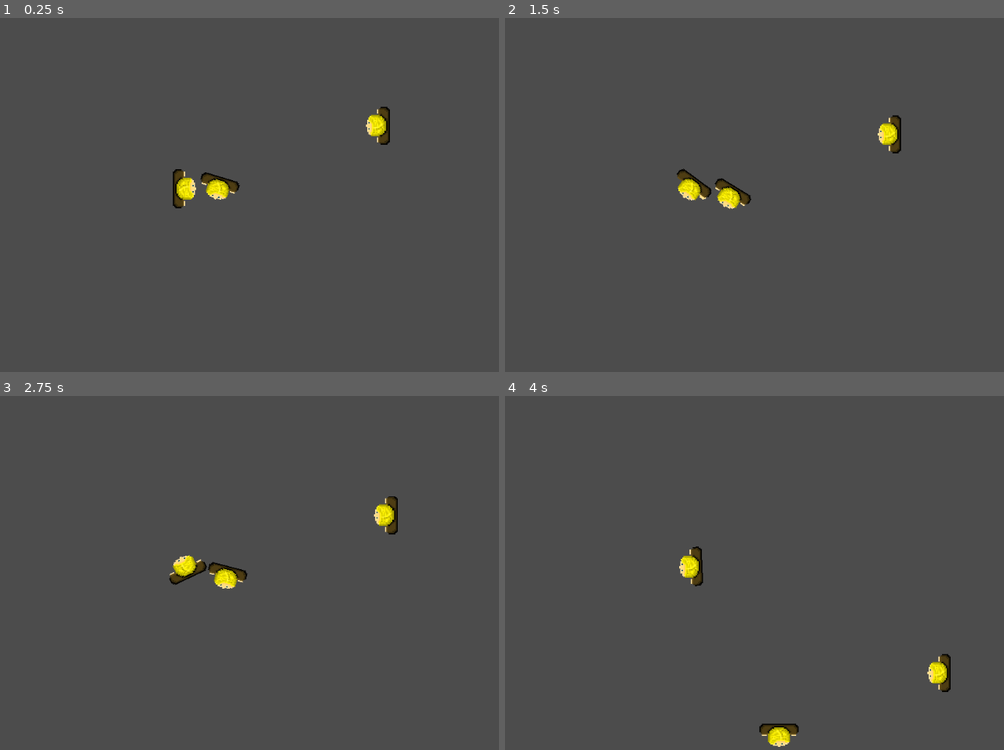
Above: before the commit, frames 1-4 (two rows, left to right).
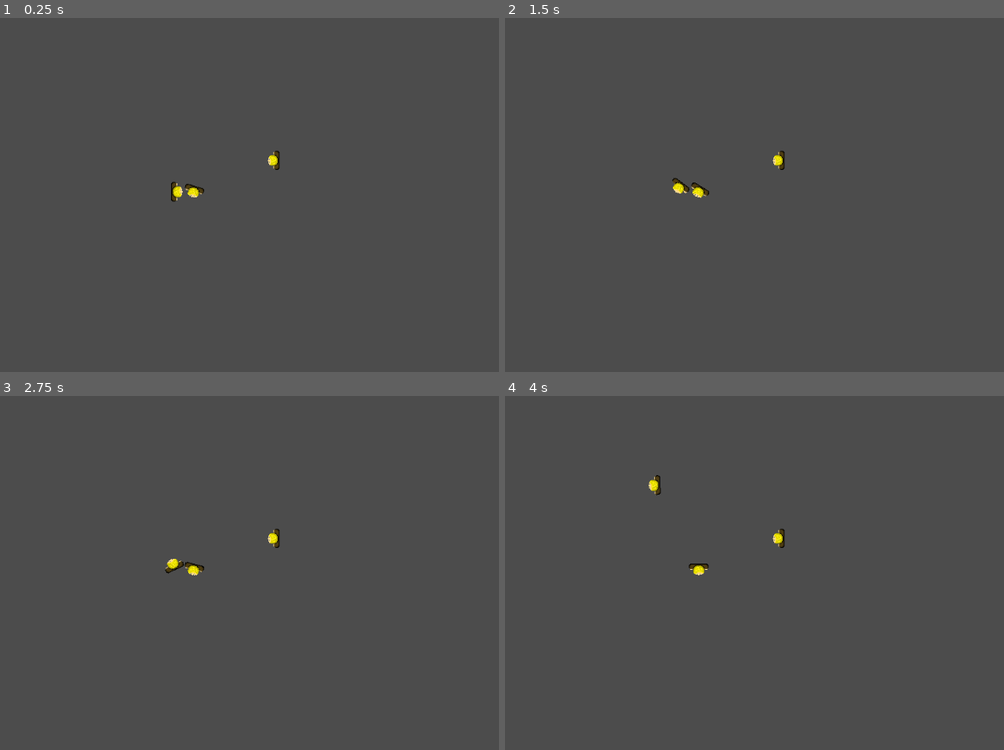
Above: after the commit, the same moments.

Repository: JoeWar99/RetroJam19-PSI
Game: Godot game, scene res://World.tscn
The game is run twice, just before and just after one commit, with the same random seed, the same clock (stepped at 60 frames per second) and the same inputs.
Inputs:
- Up to frame 1 (0.25 s): no input
- Up to frame 2 (1.5 s): hold D (move_right_chase) 0.53-1.28 s; hold S (move_down_chase) from 1.28 s (still down)
- Up to frame 3 (2.75 s): release S (move_down_chase) at 2.03 s; hold D (move_right_chase) from 2.03 s (still down)
- Up to frame 4 (4 s): release D (move_right_chase) at 2.78 s; hold W (move_up_chase) 2.78-3.53 s; hold A (move_left_chase) from 3.53 s (still down)

The runs differ from the first frame. In frame 1, 1.3% of the frame differs, in the area x 34-79%, y 25-54%; in frame 2, 1.2%; in frame 3, 1.3%; in frame 4, 1.3%, in the area x 28-90%, y 22-100%.

Commit message:
SPLIT SCREEEEEEEEEEEEEEEEEEEEEEEEEEEEn

Diff:
--- /dev/null
+++ b/src/AI.tscn
@@ -0,0 +1,33 @@
+[gd_scene load_steps=12 format=2]
+
+[ext_resource path="res://AI.gd" type="Script" id=1]
+[ext_resource path="res://Sprites/AI/Random_AI/WalkingAIBlondeBrown/WalkBlondeBrown_2.png" type="Texture" id=2]
+[ext_resource path="res://Sprites/AI/Random_AI/WalkingAIBlondeBrown/WalkBlondeBrown_3.png" type="Texture" id=3]
+[ext_resource path="res://Sprites/AI/Random_AI/WalkingAIBlondeBrown/WalkBlondeBrown_4.png" type="Texture" id=4]
+[ext_resource path="res://Sprites/AI/Random_AI/WalkingAIBlondeBrown/WalkBlondeBrown_5.png" type="Texture" id=5]
+[ext_resource path="res://Sprites/AI/Random_AI/WalkingAIBlondeBrown/WalkBlondeBrown_6.png" type="Texture" id=6]
+[ext_resource path="res://Sprites/AI/Random_AI/WalkingAIBlondeBrown/WalkBlondeBrown_7.png" type="Texture" id=7]
+[ext_resource path="res://Sprites/AI/Random_AI/WalkingAIBlondeBrown/WalkBlondeBrown_0.png" type="Texture" id=8]
+[ext_resource path="res://Sprites/AI/Random_AI/WalkingAIBlondeBrown/WalkBlondeBrown_1.png" type="Texture" id=9]
+
+[sub_resource type="CapsuleShape2D" id=1]
+radius = 9.12177
+height = 17.1383
+
+[sub_resource type="SpriteFrames" id=2]
+animations = [ {
+"frames": [ ExtResource( 2 ), ExtResource( 3 ), ExtResource( 4 ), ExtResource( 5 ), ExtResource( 6 ), ExtResource( 7 ), ExtResource( 8 ), ExtResource( 9 ) ],
+"loop": true,
+"name": "chase-anim",
+"speed": 10.0
+} ]
+
+[node name="AI" type="KinematicBody2D"]
+script = ExtResource( 1 )
+
+[node name="CollisionShape2D" type="CollisionShape2D" parent="."]
+shape = SubResource( 1 )
+
+[node name="AnimatedSprite" type="AnimatedSprite" parent="."]
+frames = SubResource( 2 )
+animation = "chase-anim"
--- /dev/null
+++ b/src/Camera2D.gd
@@ -0,0 +1,7 @@
+extends Camera2D
+
+var target = null
+
+func _physics_process(delta):
+	if target:
+		position = Vector2(target.position.x + 530, target.position.y + 310)
--- /dev/null
+++ b/src/Gaja.tscn
@@ -0,0 +1,37 @@
+[gd_scene load_steps=12 format=2]
+
+[ext_resource path="res://Gaja.gd" type="Script" id=1]
+[ext_resource path="res://Sprites/AI/Random_AI/WalkingAIBlondeBrown/WalkBlondeBrown_2.png" type="Texture" id=2]
+[ext_resource path="res://Sprites/AI/Random_AI/WalkingAIBlondeBrown/WalkBlondeBrown_3.png" type="Texture" id=3]
+[ext_resource path="res://Sprites/AI/Random_AI/WalkingAIBlondeBrown/WalkBlondeBrown_4.png" type="Texture" id=4]
+[ext_resource path="res://Sprites/AI/Random_AI/WalkingAIBlondeBrown/WalkBlondeBrown_5.png" type="Texture" id=5]
+[ext_resource path="res://Sprites/AI/Random_AI/WalkingAIBlondeBrown/WalkBlondeBrown_6.png" type="Texture" id=6]
+[ext_resource path="res://Sprites/AI/Random_AI/WalkingAIBlondeBrown/WalkBlondeBrown_7.png" type="Texture" id=7]
+[ext_resource path="res://Sprites/AI/Random_AI/WalkingAIBlondeBrown/WalkBlondeBrown_0.png" type="Texture" id=8]
+[ext_resource path="res://Sprites/AI/Random_AI/WalkingAIBlondeBrown/WalkBlondeBrown_1.png" type="Texture" id=9]
+
+[sub_resource type="CapsuleShape2D" id=3]
+radius = 9.50696
+height = 16.2052
+
+[sub_resource type="SpriteFrames" id=4]
+animations = [ {
+"frames": [ ExtResource( 2 ), ExtResource( 3 ), ExtResource( 4 ), ExtResource( 5 ), ExtResource( 6 ), ExtResource( 7 ), ExtResource( 8 ), ExtResource( 9 ) ],
+"loop": true,
+"name": "run-anim",
+"speed": 10.0
+} ]
+
+[node name="Gaja" type="KinematicBody2D"]
+position = Vector2( 130, -52.0002 )
+script = ExtResource( 1 )
+
+[node name="CollisionShape2D" type="CollisionShape2D" parent="."]
+position = Vector2( -0.0484622, 0.0234073 )
+shape = SubResource( 3 )
+
+[node name="AnimatedSprite" type="AnimatedSprite" parent="."]
+position = Vector2( 0.184002, -0.460043 )
+scale = Vector2( 1.0115, 0.971247 )
+frames = SubResource( 4 )
+animation = "run-anim"
--- /dev/null
+++ b/src/Gajo.tscn
@@ -0,0 +1,33 @@
+[gd_scene load_steps=12 format=2]
+
+[ext_resource path="res://Gajo.gd" type="Script" id=1]
+[ext_resource path="res://Sprites/AI/Random_AI/WalkingAIBlondeBrown/WalkBlondeBrown_2.png" type="Texture" id=2]
+[ext_resource path="res://Sprites/AI/Random_AI/WalkingAIBlondeBrown/WalkBlondeBrown_3.png" type="Texture" id=3]
+[ext_resource path="res://Sprites/AI/Random_AI/WalkingAIBlondeBrown/WalkBlondeBrown_4.png" type="Texture" id=4]
+[ext_resource path="res://Sprites/AI/Random_AI/WalkingAIBlondeBrown/WalkBlondeBrown_5.png" type="Texture" id=5]
+[ext_resource path="res://Sprites/AI/Random_AI/WalkingAIBlondeBrown/WalkBlondeBrown_6.png" type="Texture" id=6]
+[ext_resource path="res://Sprites/AI/Random_AI/WalkingAIBlondeBrown/WalkBlondeBrown_7.png" type="Texture" id=7]
+[ext_resource path="res://Sprites/AI/Random_AI/WalkingAIBlondeBrown/WalkBlondeBrown_0.png" type="Texture" id=8]
+[ext_resource path="res://Sprites/AI/Random_AI/WalkingAIBlondeBrown/WalkBlondeBrown_1.png" type="Texture" id=9]
+
+[sub_resource type="CapsuleShape2D" id=1]
+radius = 9.12177
+height = 17.1383
+
+[sub_resource type="SpriteFrames" id=2]
+animations = [ {
+"frames": [ ExtResource( 2 ), ExtResource( 3 ), ExtResource( 4 ), ExtResource( 5 ), ExtResource( 6 ), ExtResource( 7 ), ExtResource( 8 ), ExtResource( 9 ) ],
+"loop": true,
+"name": "chase-anim",
+"speed": 10.0
+} ]
+
+[node name="Gajo" type="KinematicBody2D"]
+script = ExtResource( 1 )
+
+[node name="CollisionShape2D" type="CollisionShape2D" parent="."]
+shape = SubResource( 1 )
+
+[node name="AnimatedSprite" type="AnimatedSprite" parent="."]
+frames = SubResource( 2 )
+animation = "chase-anim"
--- /dev/null
+++ b/src/Main.gd
@@ -0,0 +1,23 @@
+extends Node
+
+onready var viewport1 = $Viewports/ViewportContainer1/Viewport1
+onready var viewport2 = $Viewports/ViewportContainer2/Viewport2
+onready var camera1 = $Viewports/ViewportContainer1/Viewport1/Camera2D
+onready var camera2 = $Viewports/ViewportContainer2/Viewport2/Camera2D
+onready var world = $Viewports/ViewportContainer1/Viewport1/World
+
+func _ready():
+	viewport2.world_2d = viewport1.world_2d
+	$Minimap/Viewport.world_2d = viewport1.world_2d
+	camera1.target = world.get_node("Gajo")
+	camera2.target = world.get_node("Gaja")
+#	set_camera_limits()
+
+#func set_camera_limits():
+#	var map_limits = world.get_used_rect()
+#	var map_cellsize = world.cell_size
+#	for cam in [camera1, camera2]:
+#		cam.limit_left = map_limits.position.x * map_cellsize.x
+#		cam.limit_right = map_limits.end.x * map_cellsize.x
+#		cam.limit_top = map_limits.position.y * map_cellsize.y
+#		cam.limit_bottom = map_limits.end.y * map_cellsize.y
--- /dev/null
+++ b/src/Main.tscn
@@ -0,0 +1,77 @@
+[gd_scene load_steps=4 format=2]
+
+[ext_resource path="res://Main.gd" type="Script" id=1]
+[ext_resource path="res://World.tscn" type="PackedScene" id=2]
+[ext_resource path="res://Camera2D.gd" type="Script" id=3]
+
+[node name="Main" type="Node"]
+script = ExtResource( 1 )
+
+[node name="Viewports" type="HBoxContainer" parent="."]
+anchor_right = 1.0
+anchor_bottom = 1.0
+custom_constants/separation = 5
+alignment = 1
+
+[node name="ViewportContainer1" type="ViewportContainer" parent="Viewports"]
+margin_right = 509.0
+margin_bottom = 600.0
+size_flags_horizontal = 3
+stretch = true
+
+[node name="Viewport1" type="Viewport" parent="Viewports/ViewportContainer1"]
+size = Vector2( 509, 600 )
+handle_input_locally = false
+disable_3d = true
+usage = 0
+render_target_update_mode = 3
+
+[node name="World" parent="Viewports/ViewportContainer1/Viewport1" instance=ExtResource( 2 )]
+
+[node name="Camera2D" type="Camera2D" parent="Viewports/ViewportContainer1/Viewport1"]
+current = true
+zoom = Vector2( 0.75, 0.75 )
+drag_margin_h_enabled = false
+drag_margin_v_enabled = false
+script = ExtResource( 3 )
+
+[node name="ViewportContainer2" type="ViewportContainer" parent="Viewports"]
+margin_left = 514.0
+margin_right = 1024.0
+margin_bottom = 600.0
+size_flags_horizontal = 3
+stretch = true
+
+[node name="Viewport2" type="Viewport" parent="Viewports/ViewportContainer2"]
+size = Vector2( 510, 600 )
+handle_input_locally = false
+disable_3d = true
+render_target_update_mode = 3
+
+[node name="Camera2D" type="Camera2D" parent="Viewports/ViewportContainer2/Viewport2"]
+current = true
+zoom = Vector2( 0.75, 0.75 )
+drag_margin_h_enabled = false
+drag_margin_v_enabled = false
+script = ExtResource( 3 )
+
+[node name="Minimap" type="ViewportContainer" parent="."]
+anchor_left = 0.5
+anchor_top = 1.0
+anchor_right = 0.5
+anchor_bottom = 1.0
+margin_left = -170.0
+margin_top = -200.0
+margin_right = 170.0
+
+[node name="Viewport" type="Viewport" parent="Minimap"]
+size = Vector2( 340, 200 )
+transparent_bg = true
+handle_input_locally = false
+usage = 0
+render_target_update_mode = 3
+
+[node name="Camera2D" type="Camera2D" parent="Minimap/Viewport"]
+position = Vector2( 512, 300 )
+current = true
+zoom = Vector2( 10, 10 )
--- a/src/World.tscn
+++ b/src/World.tscn
@@ -1,49 +1,29 @@
-[gd_scene load_steps=34 format=2]
-
-[ext_resource path="res://World.gd" type="Script" id=1]
-[ext_resource path="res://Gajo.gd" type="Script" id=2]
-[ext_resource path="res://Sprites/AI/Random_AI/WalkingAIBlondeBrown/WalkBlondeBrown_2.png" type="Texture" id=3]
-[ext_resource path="res://Sprites/AI/Random_AI/WalkingAIBlondeBrown/WalkBlondeBrown_3.png" type="Texture" id=4]
-[ext_resource path="res://Sprites/AI/Random_AI/WalkingAIBlondeBrown/WalkBlondeBrown_4.png" type="Texture" id=5]
-[ext_resource path="res://Sprites/AI/Random_AI/WalkingAIBlondeBrown/WalkBlondeBrown_5.png" type="Texture" id=6]
-[ext_resource path="res://Sprites/AI/Random_AI/WalkingAIBlondeBrown/WalkBlondeBrown_6.png" type="Texture" id=7]
-[ext_resource path="res://Sprites/AI/Random_AI/WalkingAIBlondeBrown/WalkBlondeBrown_7.png" type="Texture" id=8]
-[ext_resource path="res://Sprites/AI/Random_AI/WalkingAIBlondeBrown/WalkBlondeBrown_0.png" type="Texture" id=9]
-[ext_resource path="res://Sprites/AI/Random_AI/WalkingAIBlondeBrown/WalkBlondeBrown_1.png" type="Texture" id=10]
-[ext_resource path="res://AI.gd" type="Script" id=11]
-[ext_resource path="res://Gaja.gd" type="Script" id=12]
-[ext_resource path="res://Sprites/Walls/wallTopLeft.png" type="Texture" id=13]
-[ext_resource path="res://Sprites/Walls/wallTop.png" type="Texture" id=14]
-[ext_resource path="res://Sprites/Walls/wallBottom.png" type="Texture" id=15]
-[ext_resource path="res://Sprites/Walls/wallBottomLeft.png" type="Texture" id=16]
-[ext_resource path="res://Sprites/Walls/wallBottomRight.png" type="Texture" id=17]
-[ext_resource path="res://Sprites/Walls/wallLeft.png" type="Texture" id=18]
-[ext_resource path="res://Sprites/Walls/wallRight.png" type="Texture" id=19]
-[ext_resource path="res://Sprites/Walls/wallTopRight.png" type="Texture" id=20]
-
-[sub_resource type="CapsuleShape2D" id=14]
-radius = 9.12177
-height = 17.1383
-
-[sub_resource type="SpriteFrames" id=13]
-animations = [ {
-"frames": [ ExtResource( 3 ), ExtResource( 4 ), ExtResource( 5 ), ExtResource( 6 ), ExtResource( 7 ), ExtResource( 8 ), ExtResource( 9 ), ExtResource( 10 ) ],
-"loop": true,
-"name": "chase-anim",
-"speed": 10.0
-} ]
-
-[sub_resource type="CapsuleShape2D" id=2]
-radius = 9.50696
-height = 16.2052
-
-[sub_resource type="SpriteFrames" id=3]
-animations = [ {
-"frames": [ ExtResource( 3 ), ExtResource( 4 ), ExtResource( 5 ), ExtResource( 6 ), ExtResource( 7 ), ExtResource( 8 ), ExtResource( 9 ), ExtResource( 10 ) ],
-"loop": true,
-"name": "run-anim",
-"speed": 10.0
-} ]
+[gd_scene load_steps=22 format=2]
+
+[ext_resource path="res://Sprites/Walls/wallTopLeft.png" type="Texture" id=1]
+[ext_resource path="res://Sprites/Walls/wallTop.png" type="Texture" id=2]
+[ext_resource path="res://Sprites/Walls/wallBottom.png" type="Texture" id=3]
+[ext_resource path="res://Sprites/Walls/wallBottomLeft.png" type="Texture" id=4]
+[ext_resource path="res://Sprites/Walls/wallBottomRight.png" type="Texture" id=5]
+[ext_resource path="res://Sprites/Walls/wallLeft.png" type="Texture" id=6]
+[ext_resource path="res://Sprites/Walls/wallRight.png" type="Texture" id=7]
+[ext_resource path="res://Sprites/Walls/wallTopRight.png" type="Texture" id=8]
+[ext_resource path="res://World.gd" type="Script" id=9]
+[ext_resource path="res://AI.tscn" type="PackedScene" id=10]
+[ext_resource path="res://Gaja.tscn" type="PackedScene" id=11]
+[ext_resource path="res://Gajo.tscn" type="PackedScene" id=12]
+
+[sub_resource type="ConvexPolygonShape2D" id=1]
+points = PoolVector2Array( 0, 0, 32, 0, 32, 32, 0, 32 )
+
+[sub_resource type="ConvexPolygonShape2D" id=2]
+points = PoolVector2Array( 0, 0, 32, 0, 32, 32, 0, 32 )
+
+[sub_resource type="ConvexPolygonShape2D" id=3]
+points = PoolVector2Array( 0, 0, 32, 0, 32, 32, 0, 32 )
+
+[sub_resource type="ConvexPolygonShape2D" id=4]
+points = PoolVector2Array( 0, 0, 32, 0, 32, 32, 0, 32 )
 
 [sub_resource type="ConvexPolygonShape2D" id=5]
 points = PoolVector2Array( 0, 0, 32, 0, 32, 32, 0, 32 )
@@ -57,21 +37,9 @@
 [sub_resource type="ConvexPolygonShape2D" id=8]
 points = PoolVector2Array( 0, 0, 32, 0, 32, 32, 0, 32 )
 
-[sub_resource type="ConvexPolygonShape2D" id=9]
-points = PoolVector2Array( 0, 0, 32, 0, 32, 32, 0, 32 )
-
-[sub_resource type="ConvexPolygonShape2D" id=10]
-points = PoolVector2Array( 0, 0, 32, 0, 32, 32, 0, 32 )
-
-[sub_resource type="ConvexPolygonShape2D" id=11]
-points = PoolVector2Array( 0, 0, 32, 0, 32, 32, 0, 32 )
-
-[sub_resource type="ConvexPolygonShape2D" id=12]
-points = PoolVector2Array( 0, 0, 32, 0, 32, 32, 0, 32 )
-
-[sub_resource type="TileSet" id=4]
+[sub_resource type="TileSet" id=9]
 0/name = "wallTopLeft.png 0"
-0/texture = ExtResource( 13 )
+0/texture = ExtResource( 1 )
 0/tex_offset = Vector2( 0, 0 )
 0/modulate = Color( 1, 1, 1, 1 )
 0/region = Rect2( 0, 0, 32, 32 )
@@ -213,59 +181,21 @@
 "autotile_coord": Vector2( 0, 0 ),
 "one_way": false,
 "one_way_margin": 1.0,
-"shape": SubResource( 12 ),
+"shape": SubResource( 8 ),
 "shape_transform": Transform2D( 1, 0, 0, 1, 0, 0 )
 } ]
 8/z_index = 0
 
-[node name="World" type="Node2D"]
-position = Vector2( 573.207, 292.982 )
-script = ExtResource( 1 )
-
-[node name="Gajo" type="KinematicBody2D" parent="."]
-script = ExtResource( 2 )
-
-[node name="CollisionShape2D" type="CollisionShape2D" parent="Gajo"]
-shape = SubResource( 14 )
-
-[node name="Camera2D" type="Camera2D" parent="Gajo"]
-current = true
-zoom = Vector2( 0.5, 0.5 )
-drag_margin_left = 0.0
-drag_margin_top = 0.0
-drag_margin_right = 0.0
-drag_margin_bottom = 0.0
-
-[node name="AnimatedSprite" type="AnimatedSprite" parent="Gajo"]
-frames = SubResource( 13 )
-animation = "chase-anim"
-
-[node name="AI" type="KinematicBody2D" parent="."]
-script = ExtResource( 11 )
-
-[node name="CollisionShape2D" type="CollisionShape2D" parent="AI"]
-shape = SubResource( 14 )
-
-[node name="AnimatedSprite" type="AnimatedSprite" parent="AI"]
-frames = SubResource( 13 )
-animation = "chase-anim"
-
-[node name="Gaja" type="KinematicBody2D" parent="."]
-position = Vector2( 130, -52.0002 )
-script = ExtResource( 12 )
-
-[node name="CollisionShape2D" type="CollisionShape2D" parent="Gaja"]
-position = Vector2( -0.0484622, 0.0234073 )
-shape = SubResource( 2 )
-
-[node name="AnimatedSprite" type="AnimatedSprite" parent="Gaja"]
-position = Vector2( 0.184002, -0.460043 )
-scale = Vector2( 1.0115, 0.971247 )
-frames = SubResource( 3 )
-animation = "run-anim"
-
-[node name="TileMap" type="TileMap" parent="."]
-tile_set = SubResource( 4 )
+[node name="World" type="TileMap"]
+position = Vector2( 525.823, 305.243 )
+tile_set = SubResource( 9 )
 cell_size = Vector2( 32, 32 )
 format = 1
 tile_data = PoolIntArray( -917529, 0, 0, -917528, 1, 0, -917527, 1, 0, -917526, 1, 0, -917525, 1, 0, -917524, 1, 0, -91 …(2210 unchanged characters)…
+script = ExtResource( 9 )
+
+[node name="AI" parent="." instance=ExtResource( 10 )]
+
+[node name="Gaja" parent="." instance=ExtResource( 11 )]
+
+[node name="Gajo" parent="." instance=ExtResource( 12 )]
Not shown: 8 places in src/World.tscn that only renumber resources
